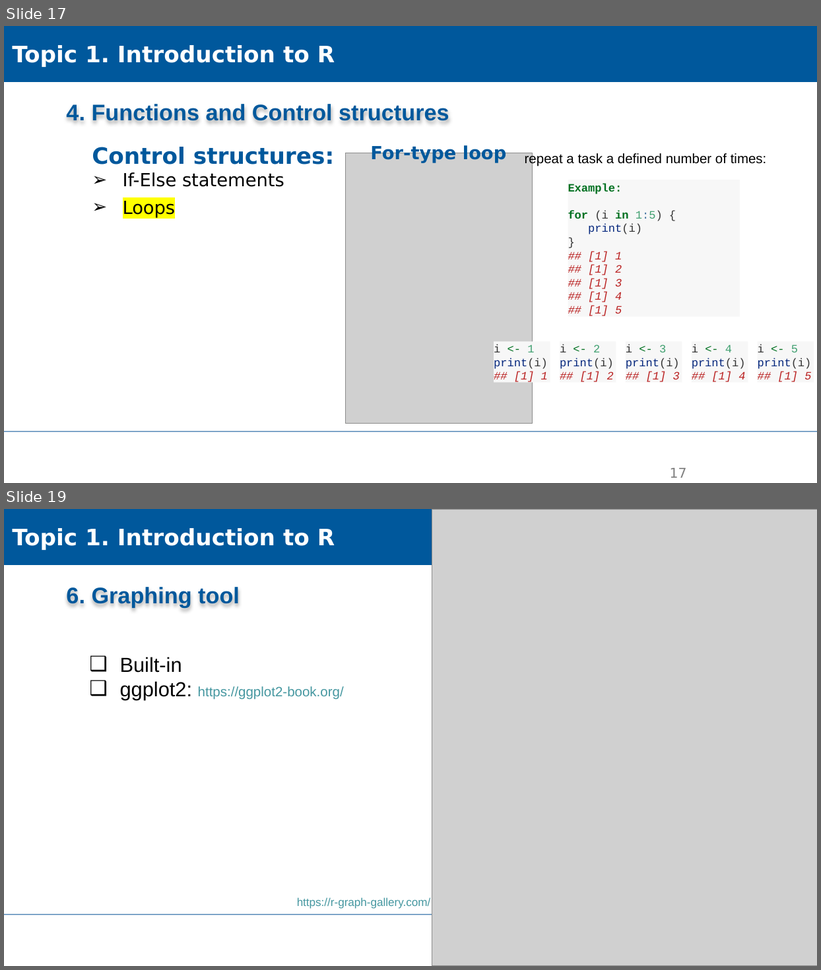
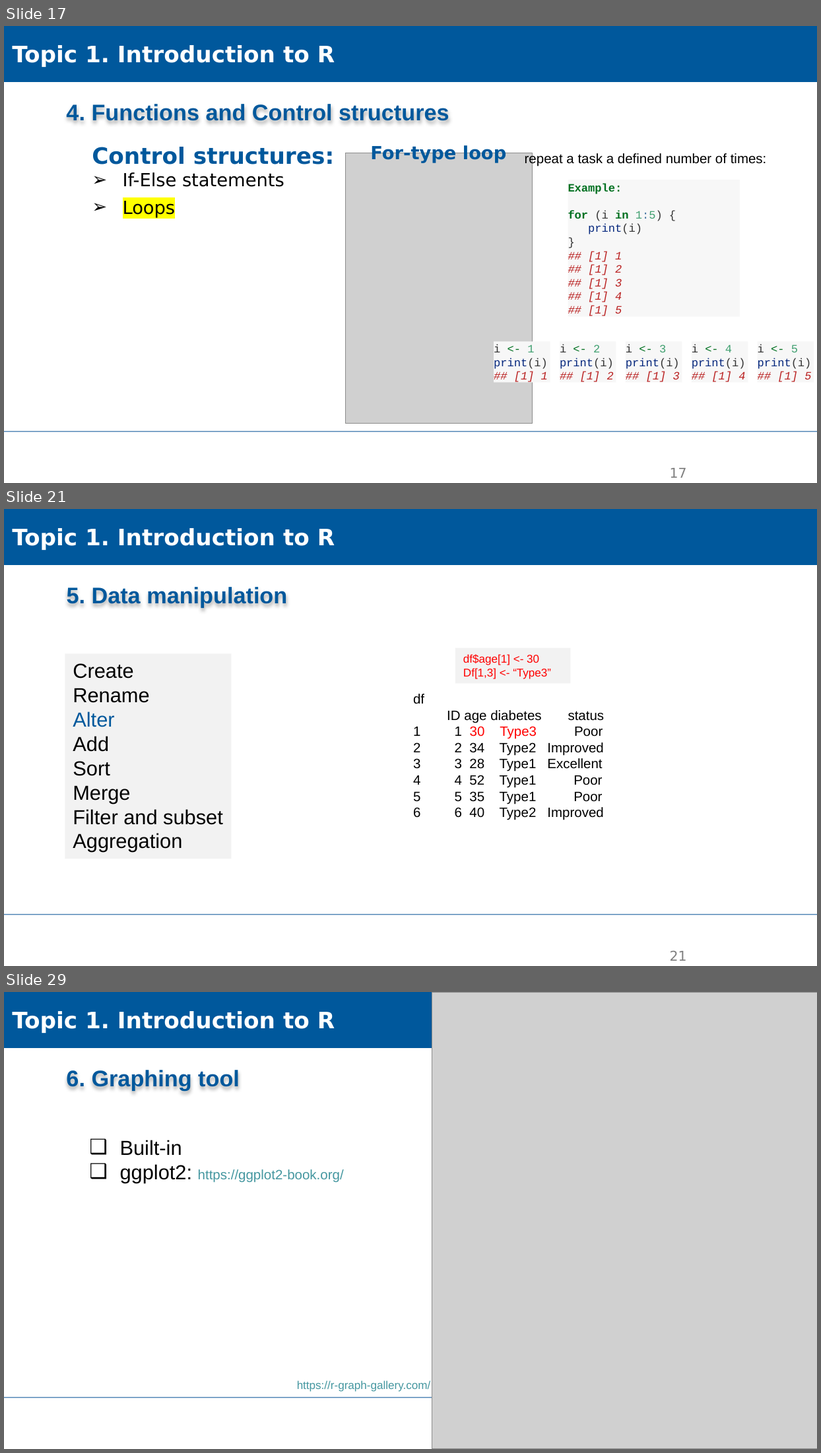
Before and after one commit to XiaoxiangGuanGFZ/FloodRiskSeminar, a slide deck: slides/FRS_exercise_R.pptx. Shown one above the other, each under a label of ours: slides 17 and 19 before the commit, slides 17, 21 and 29 after it; the slides between them are not shown. The pictures are 821x970 and 821x1453 pixels, drawn with LibreOffice and Linux fonts; fonts in the diff are those of the drawing; grey boxes stand for pictures; background and template pictures are left out. Boxes give left, top, right and bottom in pixels: in the first picture for what was removed or moved away, otherwise in the second. Text is boxed around its words. In the diff, an @@ line names an element or a change of style, - is before the commit and + after.

```diff
--- a/slides/FRS_exercise_R.pptx
+++ b/slides/FRS_exercise_R.pptx
@@ slide 21 added at [4,509,817,966], background #FFFFFF; not listed: 1 template element that a slide beside it also shows @@
@@ rectangle added at [4,509,817,565], fill #00589C, outline #00589C 0.75 pt, 20 pt, text #FFFFFF, bold @@
+Topic 1. Introduction to R
@@ text added at [67,586,287,608], 20 pt, text #00589C, bold @@
+5. Data manipulation
@@ rectangle added at [65,654,232,859], fill #F2F2F2, 18 pt, text #000000 @@
+Create
+Rename
+Alter
+Add
+Sort
+Merge
+Filter and subset
+Aggregation
@@ rectangle added at [455,648,571,684], fill #F2F2F2, 10 pt, text #FF0000 @@
+df$age[1] <- 30
+Df[1,3] <- “Type3”
@@ text added at [413,694,605,821], 12 pt, text #000000 @@
+df
+ID age diabetes status
+1 1 30 Type3 Poor
+2 2 34 Type2 Improved
+3 3 28 Type1 Excellent
+4 4 52 Type1 Poor
+5 5 35 Type1 Poor
+6 6 40 Type2 Improved
@@ page number added at [670,951,687,961], 12 pt, text #808080 @@
+21
@@ what was slide 19 is now slide 29 @@
```
Also in this commit, not shown: 2 slides changed, 9 other slides added, 3 other files.
